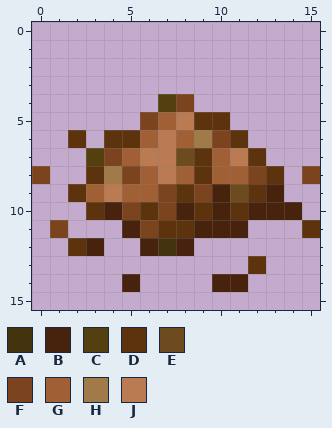
A pixel-art sprite gets an edit: Versandordner/Kommt Später/fertilizer.png. The picture above was drawn from the file before the commit.
The file is 16x16 pixels. Colours within 5 levels of each other are drawn and written as one.
Palette (. is transparent): A #42320d  B #47220d  C #53400e  D #5c330d  E #6d4b1e  F #7c441e  G #a05f35  H #a07b49  J #ba7b52
Once edited:
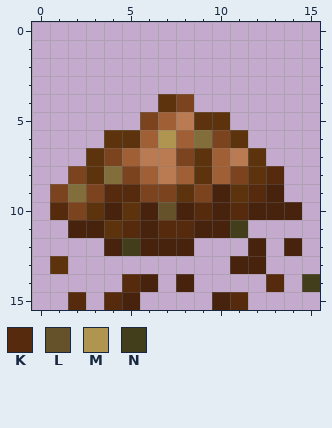
Colours new in this view: K #562a0d  L #65522a  M #af9550  N #423e1b
From old to new:
colour H: #a07b49 -> #826e3b
y 4: x 7 C -> D
y 6: x 2 D -> .; x 7 J -> M
y 7: x 3 C -> D; x 8 E -> F
y 8: x 0 F -> .; x 2 . -> F; x 11..13 GFD -> FDK; x 15 F -> .
y 9: x 1..6 .DGJGG -> FHFKKF; x 11..12 ED -> DK
y 10: x 1..2 .. -> KF; x 5..7 FDF -> DBL; x 9 D -> K; x 11 D -> K
y 11: x 1..8 F...BFDD -> .BBDKBKK; x 11 B -> N; x 15 D -> .
y 12: x 2..5 DB.. -> ..BN; x 7 A -> B; x 12 . -> B; x 14 . -> B
y 13: x 1 . -> D; x 11..12 .D -> BB
y 14: x 5..6 B. -> KB; x 8 . -> B; x 10..11 BB -> ..; x 13 . -> K; x 15 . -> N
y 15: x 2 . -> K; x 4..5 .. -> KB; x 10..11 .. -> BK
